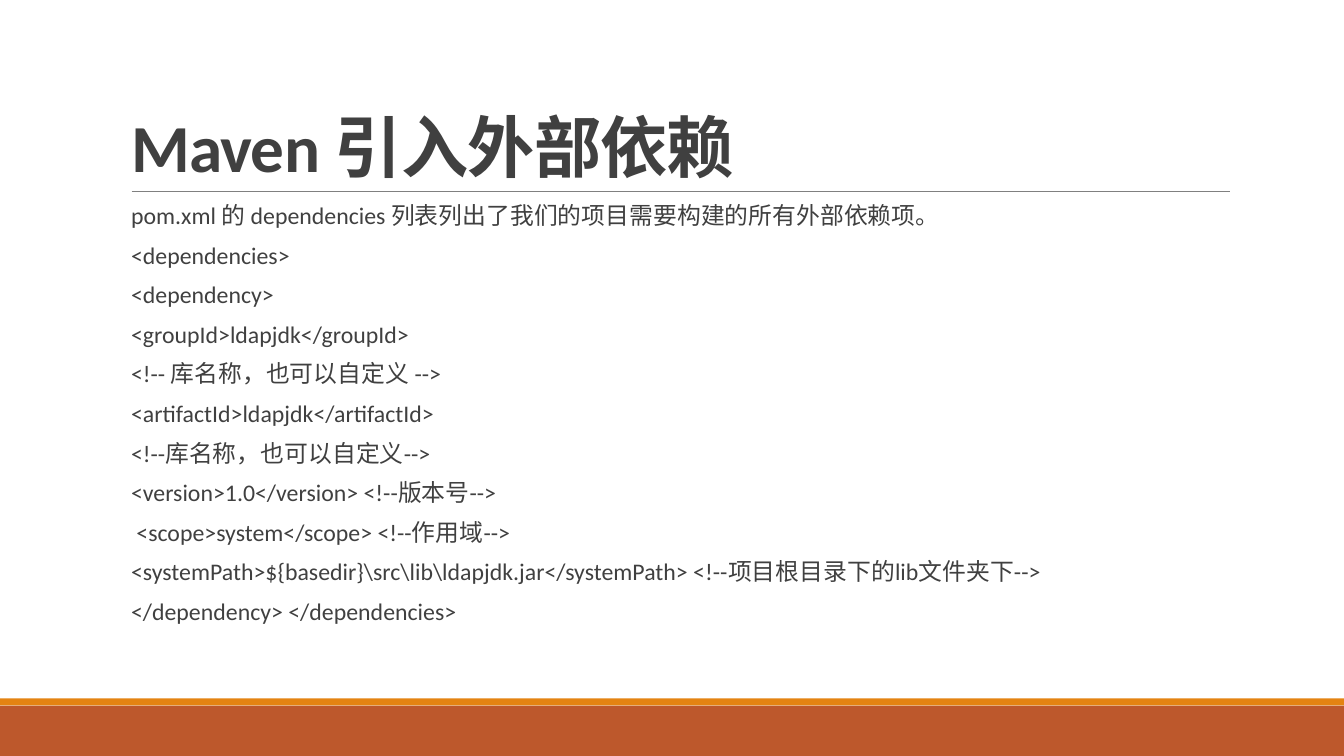
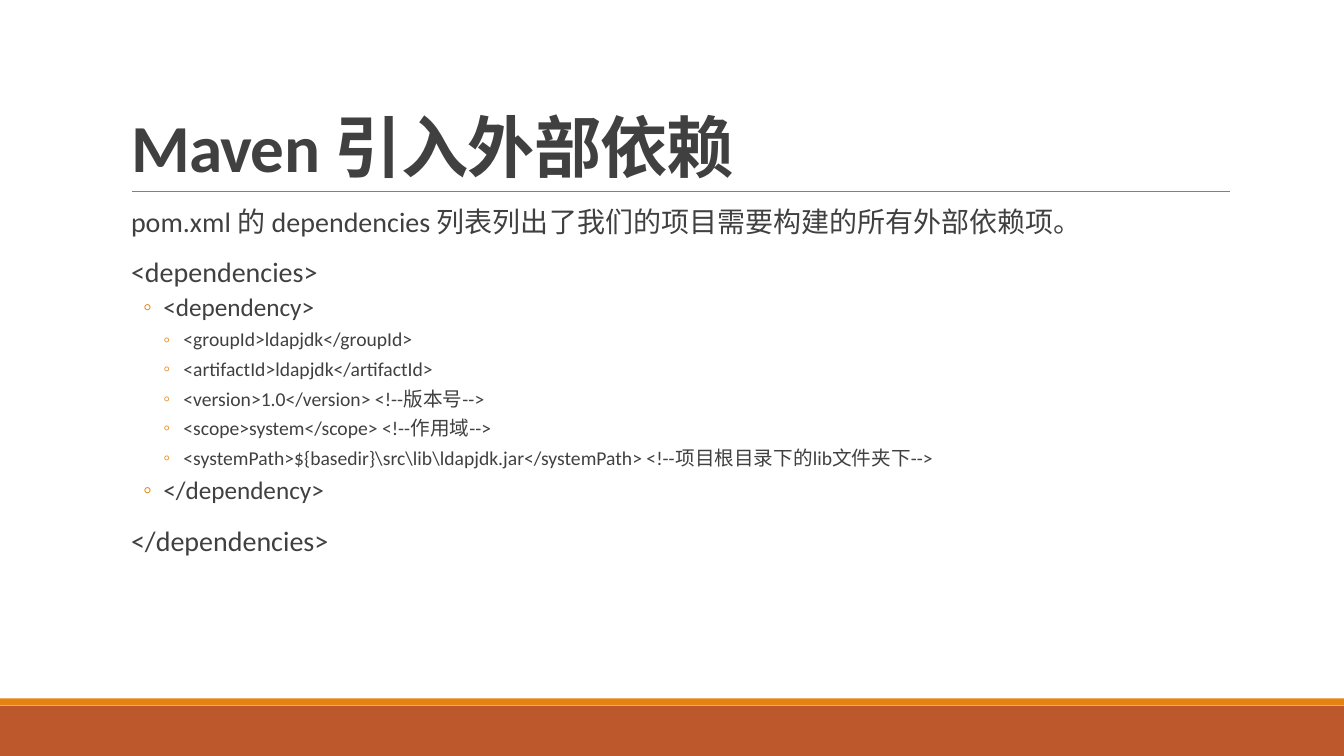
Before and after one commit to airuitian/MicroService, a slide deck: slide 30 of springboot/SpringBoot-maven.pptx. Drawn at 1344x756 pixels with LibreOffice and Linux fonts; fonts in the diff are those of the drawing. Boxes give left, top, right and bottom in pixels: in the first picture for what was removed or moved away, otherwise in the second. Text is boxed around its words. In the diff, an @@ line names an element or a change of style, - is before the commit and + after.

```diff
--- a/springboot/SpringBoot-maven.pptx
+++ b/springboot/SpringBoot-maven.pptx
@@ text at (x1=131, y1=208, x2=1082, y2=469): size 17 to 20 pt in "pom.xml 的 dependencies 列表列出了我们的项目需要构建的所有外部依赖项。", "<dependencies>"; size 17 to 18 pt in "<dependency>"; size 17 to 14 pt in "<groupId>ldapjdk</groupId>", "<artifactId>ldapjdk</artifactId>", "<version>1.0</version> <!--版本号-->", "<scope>system</scope> <!--作用域-->" and 1 more places; line spacing 0.7 to 0.9; bullet   to ◦; list level 1 to 2 in "<dependency>"; list level 1 to 3 in "<groupId>ldapjdk</groupId>"; list level 1 to 3 in "<artifactId>ldapjdk</artifactId>"; list level 1 to 3 in "<version>1.0</version> <!--版本号-->"; list level 1 to 3 in "<scope>system</scope> <!--作用域-->"; list level 1 to 3 in "<systemPath>${basedir}\src\lib\ldapjdk.jar</systemPath> <!-- ..." @@
@@ text at (x1=171, y1=362, x2=409, y2=384): paragraph removed @@
-  <!-- 库名称，也可以自定义 -->
@@ text at (x1=131, y1=442, x2=430, y2=464): paragraph removed @@
-  <!--库名称，也可以自定义-->
@@ text at (x1=131, y1=481, x2=328, y2=556): text changed; size 17 to 20 pt @@
-  </dependency> </dependencies>
+  ◦ </dependency>
+  </dependencies>
```
Also in this commit, not shown: 1 other slide changed, 39 other files.
